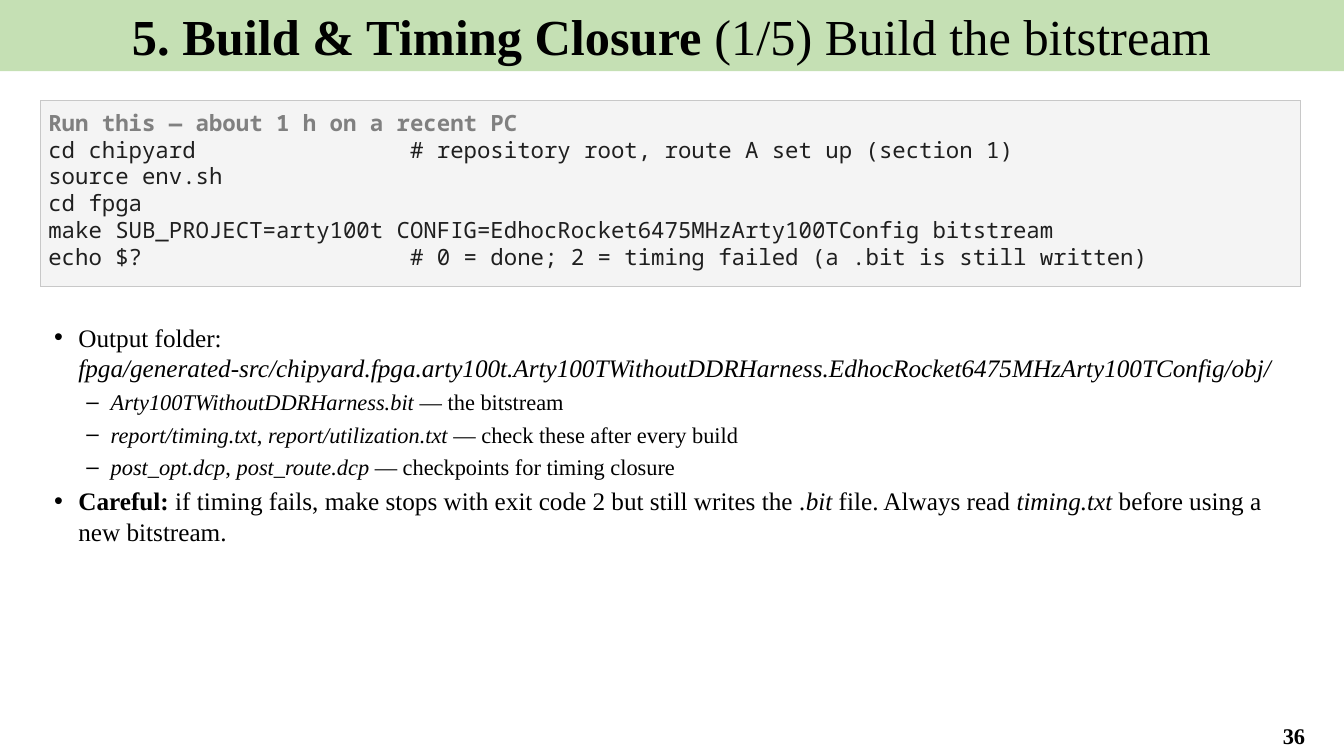
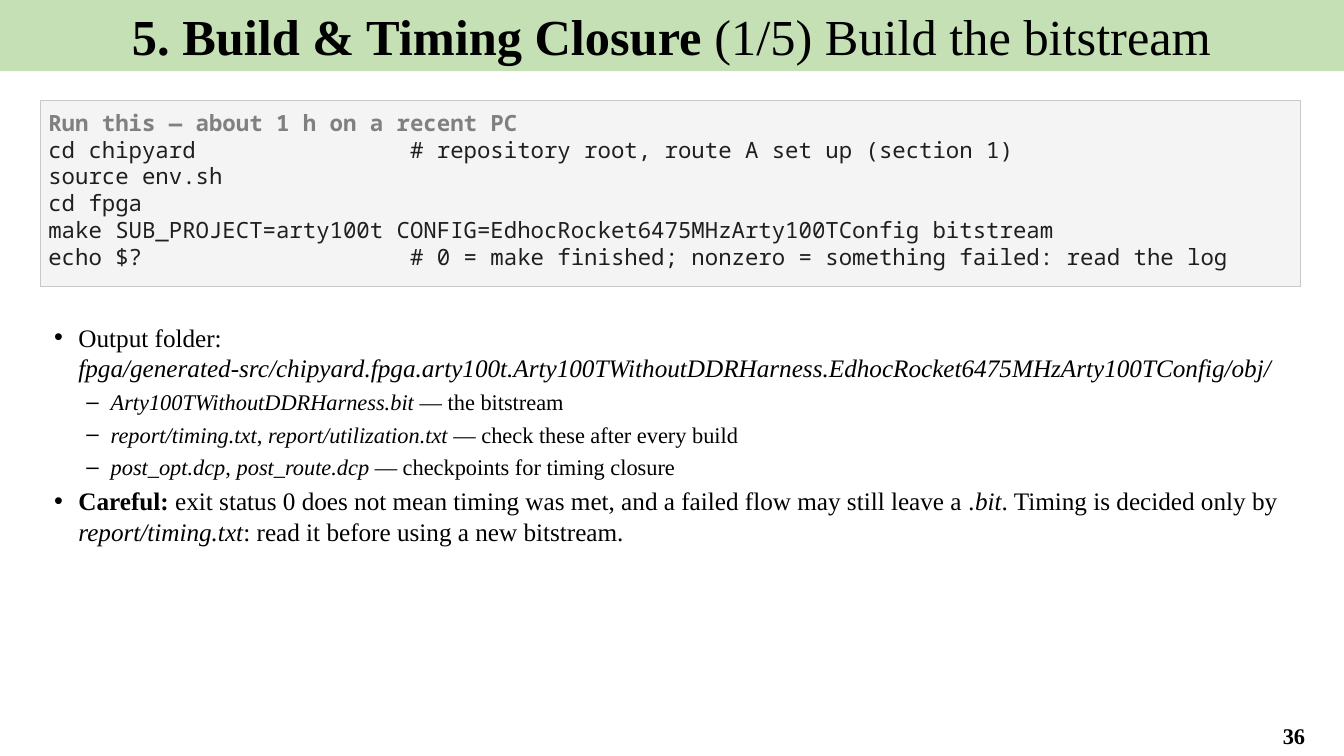
Before and after one commit to Khaiduy/chipyard-edhoc, a slide deck: slide 36 of fpga/sw/export/docs/slides/01_EDHOC_SoC_on_Arty_A7-100T.pptx. Drawn at 1344x756 pixels with LibreOffice and Linux fonts; fonts in the diff are those of the drawing. Boxes give left, top, right and bottom in pixels: in the first picture for what was removed or moved away, otherwise in the second. Text is boxed around its words. In the diff, an @@ line names an element or a change of style, - is before the commit and + after.

```diff
--- a/fpga/sw/export/docs/slides/01_EDHOC_SoC_on_Arty_A7-100T.pptx
+++ b/fpga/sw/export/docs/slides/01_EDHOC_SoC_on_Arty_A7-100T.pptx
@@ text in rectangle at box(48, 248, 1227, 271): text changed @@
-echo $? # 0 = done; 2 = timing failed (a .bit is still written)
+echo $? # 0 = make finished; nonzero = something failed: read the log
@@ text at box(78, 492, 1277, 547): text changed @@
-• Careful: if timing fails, make stops with exit code 2 but still writes the .bit file. Always read timing.txt before using a new bitstream.
+• Careful: exit status 0 does not mean timing was met, and a failed flow may still leave a .bit. Timing is decided only by report/timing.txt: read it before using a new bitstream.
```
Also in this commit, not shown: 8 other slides changed, 13 other files.
